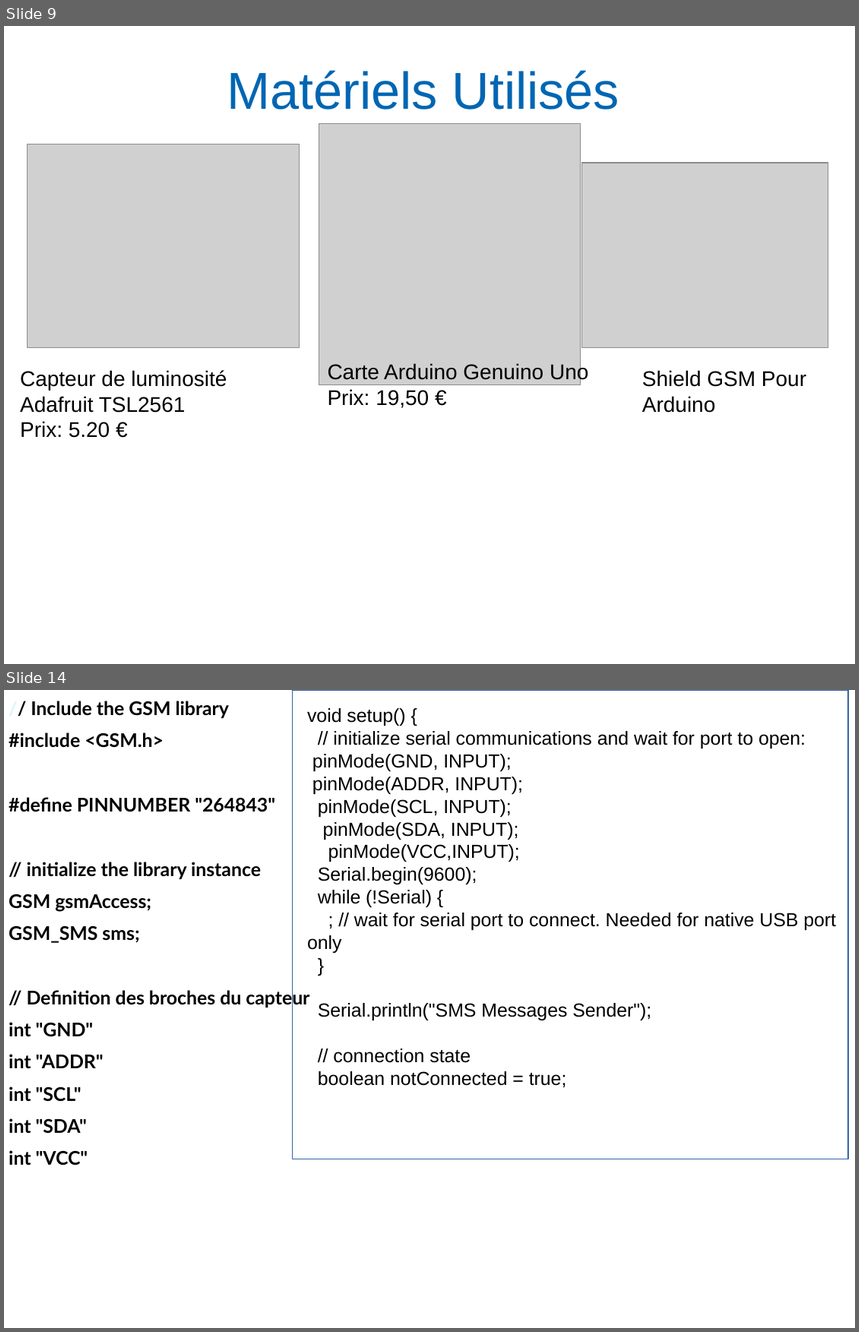
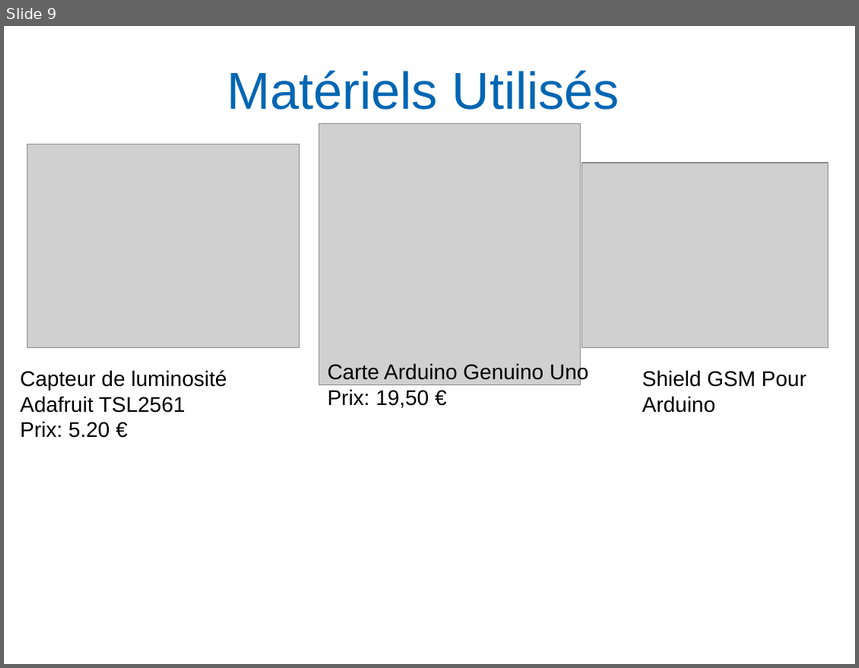
Before and after one commit to lesliesam96/Projet-STI2D, a slide deck: Ralph/Diapo Poulailler (1).ppt. Shown one above the other, each under a label of ours: slides 9 and 14 before the commit, slide 9 after it; the slides between them are not shown. The pictures are 859x1332 and 859x668 pixels, drawn with LibreOffice and Linux fonts; fonts in the diff are those of the drawing; grey boxes stand for pictures; background and template pictures are left out. Boxes give left, top, right and bottom in pixels: in the first picture for what was removed or moved away, otherwise in the second. Text is boxed around its words. In the diff, an @@ line names an element or a change of style, - is before the commit and + after.

```diff
--- a/Ralph/Diapo Poulailler (1).ppt
+++ b/Ralph/Diapo Poulailler (1).ppt
@@ slide 14 removed at bbox=[4, 690, 855, 1328], background picture (left out) @@
@@ subtitle removed at bbox=[9, 701, 310, 1166] @@
-// Include the GSM library
-#include <GSM.h>
-#define PINNUMBER "264843"
-// initialize the library instance
-GSM gsmAccess;
-GSM_SMS sms;
-// Definition des broches du capteur
-int "GND"
-int "ADDR"
-int "SCL"
-int "SDA"
-int "VCC"
@@ rectangle removed at bbox=[293, 690, 848, 1159] @@
@@ text removed at bbox=[307, 708, 836, 1088] @@
-void setup() {
-// initialize serial communications and wait for port to open:
-pinMode(GND, INPUT);
-pinMode(ADDR, INPUT);
-pinMode(SCL, INPUT);
-pinMode(SDA, INPUT);
-pinMode(VCC,INPUT);
-Serial.begin(9600);
-while (!Serial) {
-; // wait for serial port to connect. Needed for native USB port only
-}
-Serial.println("SMS Messages Sender");
-// connection state
-boolean notConnected = true;
```
Also in this commit, not shown: 5 slides changed, 2 slides added, 2 other slides removed.
